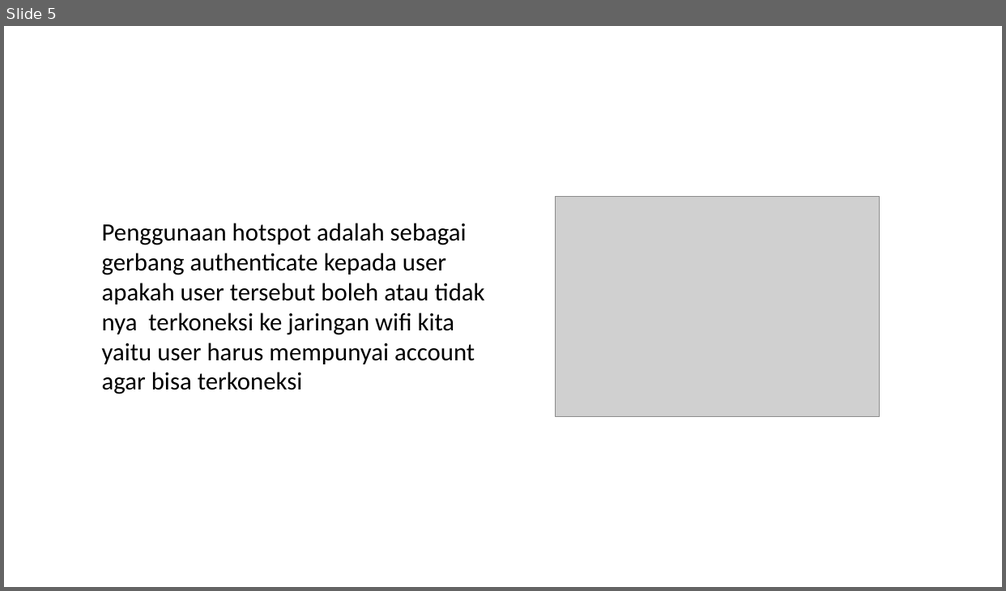
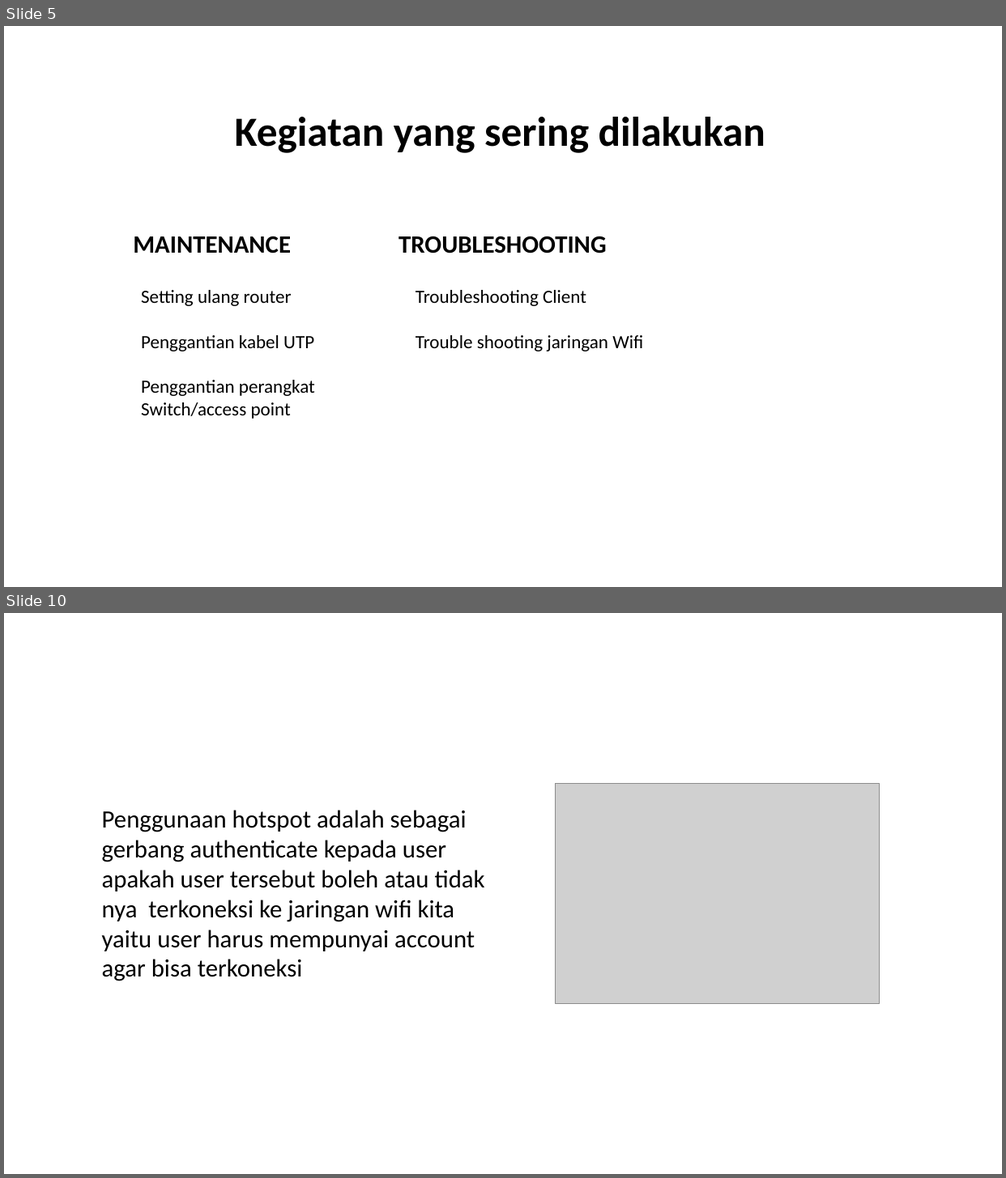
Before and after one commit to wisnushaputra/private-repo, a slide deck: Wisnu.pptx. Shown one above the other, each under a label of ours: slide 5 before the commit, slides 5 and 10 after it; the slides between them are not shown. The pictures are 1006x591 and 1006x1178 pixels, drawn with LibreOffice and Linux fonts; fonts in the diff are those of the drawing; grey boxes stand for pictures. Boxes give left, top, right and bottom in pixels: in the first picture for what was removed or moved away, otherwise in the second. Text is boxed around its words. In the diff, an @@ line names an element or a change of style, - is before the commit and + after.

```diff
--- a/Wisnu.pptx
+++ b/Wisnu.pptx
@@ slide 5 added at [4,26,1002,587], background #FFFFFF @@
@@ text added at [235,117,765,153], 40 pt, text #000000, bold @@
+Kegiatan yang sering dilakukan
@@ text added at [133,236,291,254], 24 pt, text #000000, bold @@
+MAINTENANCE
@@ text added at [398,236,606,254], 24 pt, text #000000, bold @@
+TROUBLESHOOTING
@@ text added at [141,290,315,419], 18 pt, text #000000 @@
+Setting ulang router
+Penggantian kabel UTP
+Penggantian perangkat Switch/access point
@@ text added at [415,290,643,352], 18 pt, text #000000 @@
+Troubleshooting Client
+Trouble shooting jaringan Wifi
@@ what was slide 5 is now slide 10 @@
```
Also in this commit, not shown: 5 slides changed, 6 other slides added, 1 slide removed, 1 other file.
